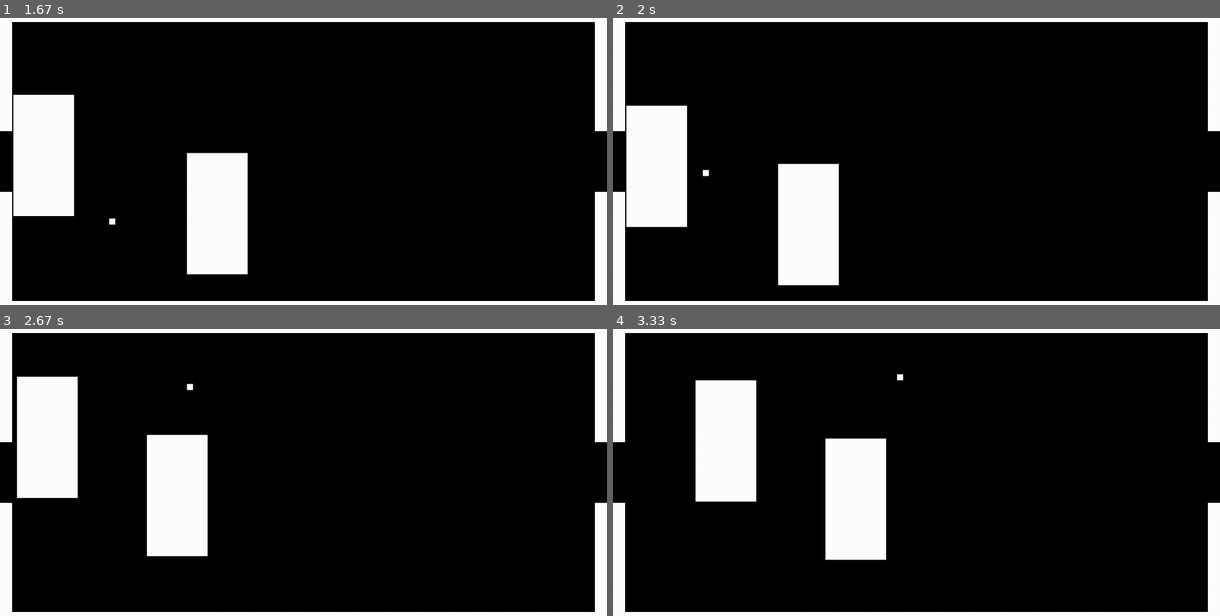
Above: before the commit, frames 1-4 (two rows, left to right).
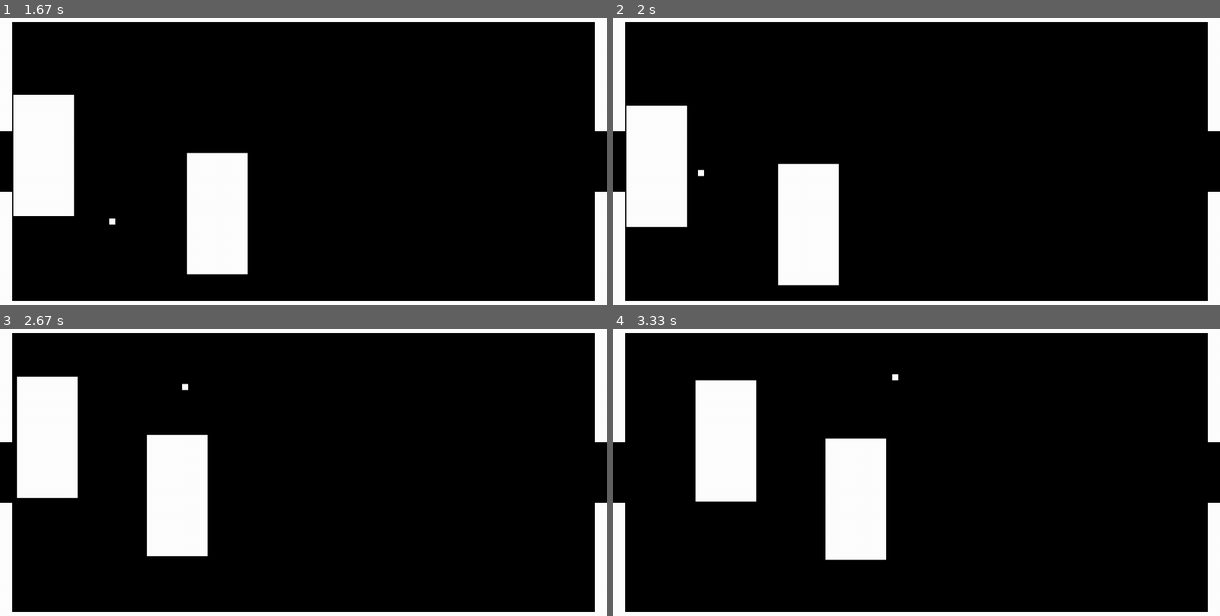
Above: after the commit, the same moments.

Repository: JCPedroza/pong-py-pygame
Game: pygame game, started from pong.py
Same seed, same stepped clock (60 frames per second), same inputs: the game is played once before the commit and once after it.
Inputs:
- Up to frame 1 (1.67 s): hold W 0.33-0.87 s; hold Left 0.33-0.87 s; hold Left 0.9-1.43 s; hold A 0.9-1.43 s; hold Down from 1.47 s (still down); hold S from 1.47 s (still down)
- Up to frame 2 (2 s): release Down at 1.77 s; release S at 1.77 s; hold Left from 1.8 s (still down); hold A from 1.8 s (still down)
- Up to frame 3 (2.67 s): release Left at 2.2 s; release A at 2.2 s; hold Up 2.23-2.6 s; hold W 2.23-2.6 s; hold Right from 2.63 s (still down); hold D from 2.63 s (still down)
- Up to frame 4 (3.33 s): release Right at 3.27 s; release D at 3.27 s; hold Down from 3.3 s (still down); hold S from 3.3 s (still down)

Frame 1 is identical in both runs. In frame 2, less than 0.1% of the frame differs, in the area x 14-16%, y 52-56%; in frame 3, less than 0.1%; in frame 4, less than 0.1%.

Commit message:
spec: change title

Diff:
--- a/pong.py
+++ b/pong.py
@@ -1,7 +1,7 @@
 import sys
 import pygame as pyg
 
-TITLE = "PONG"
+TITLE = "Pong-Like Game"
 
 WIDTH = 1000
 HEIGHT = 500
@@ -84,26 +84,30 @@
     if pressed_keys[pyg.K_LCTRL] and pressed_keys[pyg.K_q]:
         quit_game()
 
+    # Ghost objects
+
+    pad0_nxt = pyg.Rect(pad0)
+    pad1_nxt = pyg.Rect(pad1)
+    ball_nxt = pyg.Rect(ball)
+
     # Paddle 0 movement
 
     if pressed_keys[pyg.K_w]:
-        pad0_nxt = pyg.Rect(pad0)
         pad0_nxt.y -= PAD_VEL
         if not pad0_nxt.colliderect(walls["up"]):
             pad0.y -= PAD_VEL
+
     elif pressed_keys[pyg.K_s]:
-        pad0_nxt = pyg.Rect(pad0)
         pad0_nxt.y += PAD_VEL
         if not pad0_nxt.colliderect(walls["down"]):
             pad0.y += PAD_VEL
 
     if pressed_keys[pyg.K_a]:
-        pad0_nxt = pyg.Rect(pad0)
         pad0_nxt.x -= PAD_VEL
         if not pad0_nxt.colliderect(walls["left"]):
             pad0.x -= PAD_VEL
+
     elif pressed_keys[pyg.K_d]:
-        pad0_nxt = pyg.Rect(pad0)
         pad0_nxt.x += PAD_VEL
         if not pad0_nxt.colliderect(walls["right"]):
             pad0.x += PAD_VEL
@@ -111,36 +115,27 @@
     # Paddle 1 movement
 
     if pressed_keys[pyg.K_UP]:
-        pad1_nxt = pyg.Rect(pad1)
         pad1_nxt.y -= PAD_VEL
-
         if not pad1_nxt.colliderect(walls["up"]):
             pad1.y -= PAD_VEL
 
     elif pressed_keys[pyg.K_DOWN]:
-        pad1_nxt = pyg.Rect(pad1)
         pad1_nxt.y += PAD_VEL
-
         if not pad1_nxt.colliderect(walls["down"]):
             pad1.y += PAD_VEL
 
     if pressed_keys[pyg.K_LEFT]:
-        pad1_nxt = pyg.Rect(pad1)
         pad1_nxt.x -= PAD_VEL
-
         if not pad1_nxt.colliderect(walls["left"]):
             pad1.x -= PAD_VEL
 
     elif pressed_keys[pyg.K_RIGHT]:
-        pad1_nxt = pyg.Rect(pad1)
         pad1_nxt.x += PAD_VEL
-
         if not pad1_nxt.colliderect(walls["right"]):
             pad1.x += PAD_VEL
 
     # Ball Movement
 
-    ball_nxt = pyg.Rect(ball)
     ball_nxt.x += ball_x_vel
     ball_nxt.y += ball_y_vel
 
@@ -156,8 +151,8 @@
         ball_x_vel = -ball_x_vel
 
     # Pad 0 collision
-    if ball_nxt.colliderect(pad0):
-        if ball.y + ball.height <= pad0.y or ball.y >= pad0.y + pad0.height:
+    if ball_nxt.colliderect(pad0_nxt):
+        if ball_nxt.y + ball_nxt.height <= pad0_nxt.y or ball_nxt.y >= pad0_nxt.y + pad0_nxt.height:
             ball_y_vel = -ball_y_vel
         else:
             ball_x_vel = -ball_x_vel
